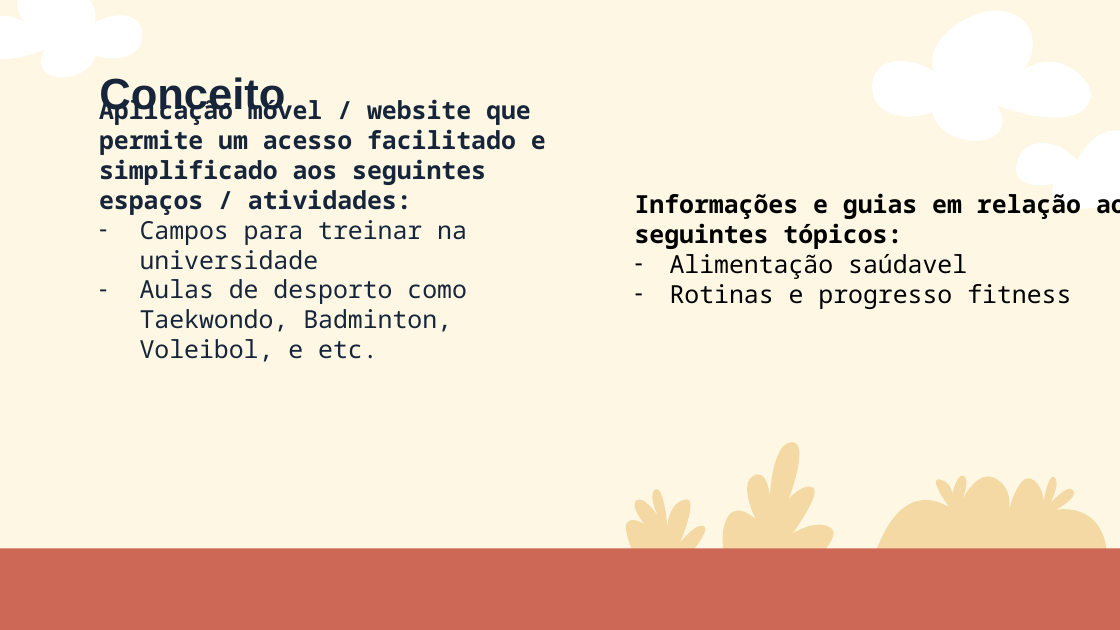
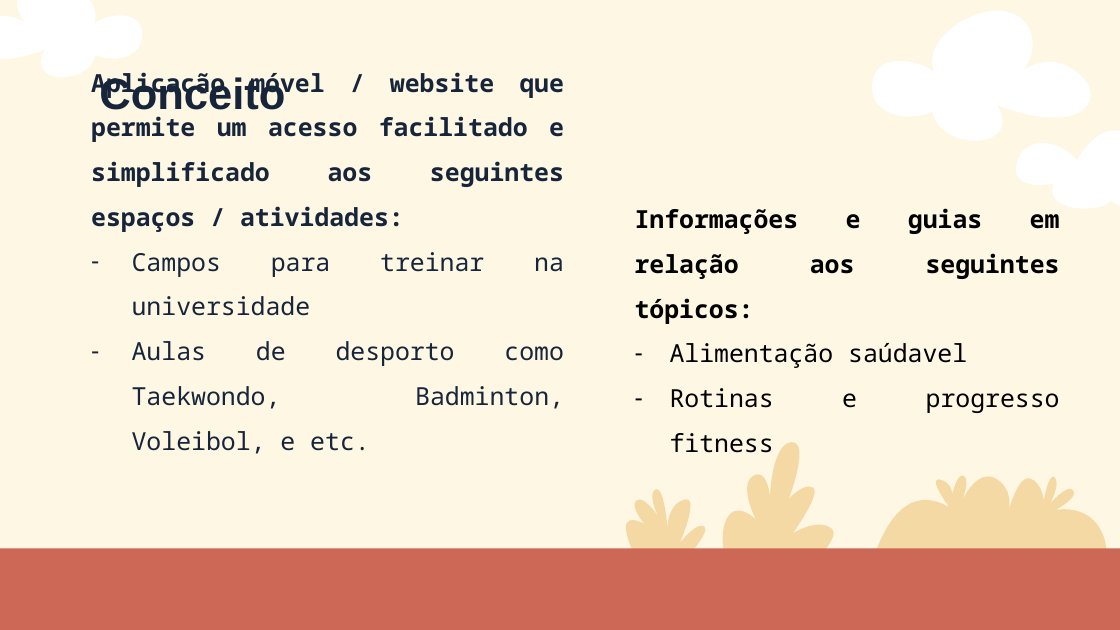
Before and after one commit to martimgil/MAS-Projeto, a slide deck: slide 7 of Iterações/3/Apresentação3.pptx. Drawn at 1120x630 pixels with LibreOffice and Linux fonts; fonts in the diff are those of the drawing. Boxes give left, top, right and bottom in pixels: in the first picture for what was removed or moved away, otherwise in the second. Text is boxed around its words. In the diff, an @@ line names an element or a change of style, - is before the commit and + after.

```diff
--- a/Iterações/3/Apresentação3.pptx
+++ b/Iterações/3/Apresentação3.pptx
@@ text "Aplicação móvel / website que ...": place and size @@
-text "Aplicação móvel / website que ..." at (99,96,546,362)
+text "Aplicação móvel / website que ..." at (91,72,564,454)
@@ text "Aplicação móvel / website que ..." at (91,72,564,454): alignment left to justified; line spacing 1 to 1.5 @@
@@ text "Informações e guias em relação ..." at (635,208,1060,413): alignment left to justified; line spacing 1 to 1.5 @@
```
Also in this commit, not shown: 1 other slide changed, 1 slide added, 1 other file.
